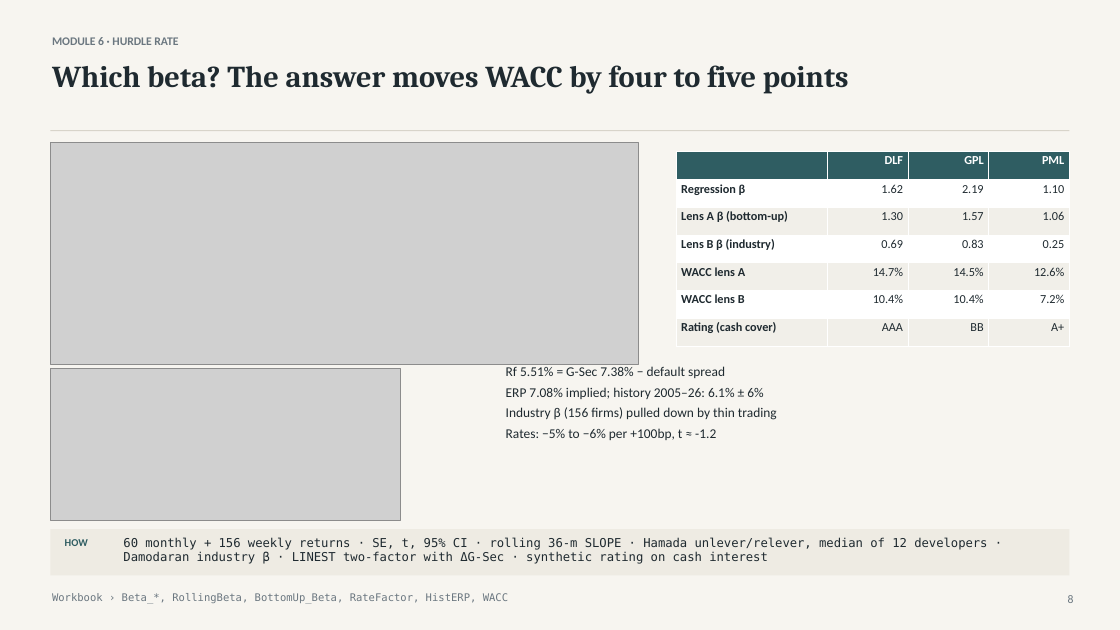
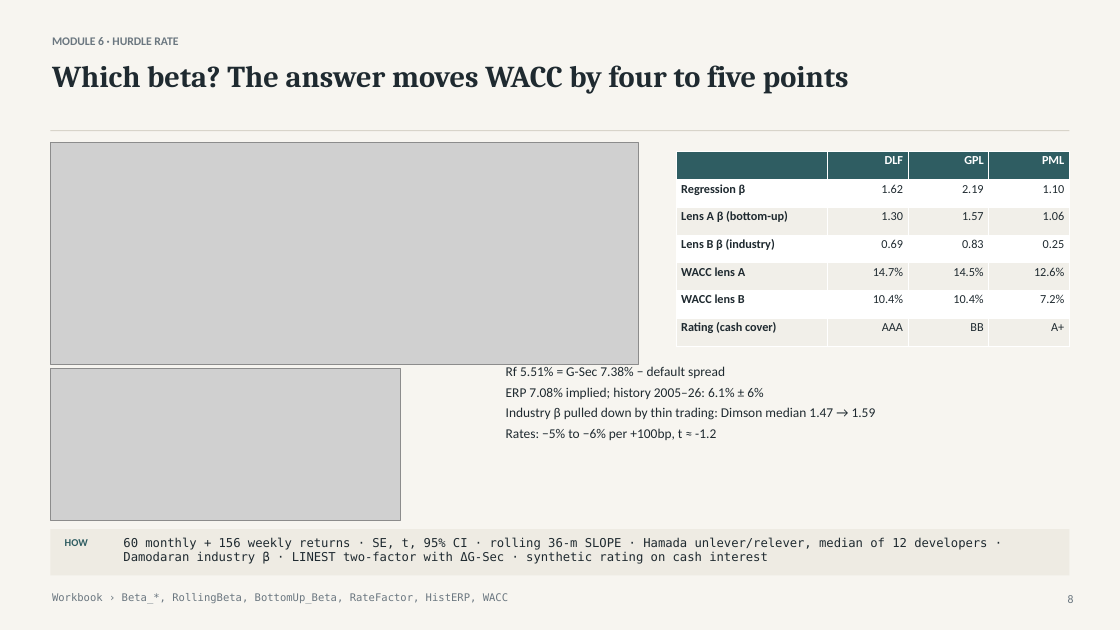
Before and after one commit to atharvaakz/BAAV, a slide deck: slide 8 of reports/ProjectBaav_Group27_Presentation.pptx. Drawn at 1120x630 pixels with LibreOffice and Linux fonts; fonts in the diff are those of the drawing; grey boxes stand for pictures. Boxes give left, top, right and bottom in pixels: in the first picture for what was removed or moved away, otherwise in the second. Text is boxed around its words. In the diff, an @@ line names an element or a change of style, - is before the commit and + after.

```diff
--- a/reports/ProjectBaav_Group27_Presentation.pptx
+++ b/reports/ProjectBaav_Group27_Presentation.pptx
@@ text at (506,407,876,420): text changed @@
-Industry β (156 firms) pulled down by thin trading
+Industry β pulled down by thin trading: Dimson median 1.47 → 1.59
```
Also in this commit, not shown: 1 other slide changed, 13 other files.
